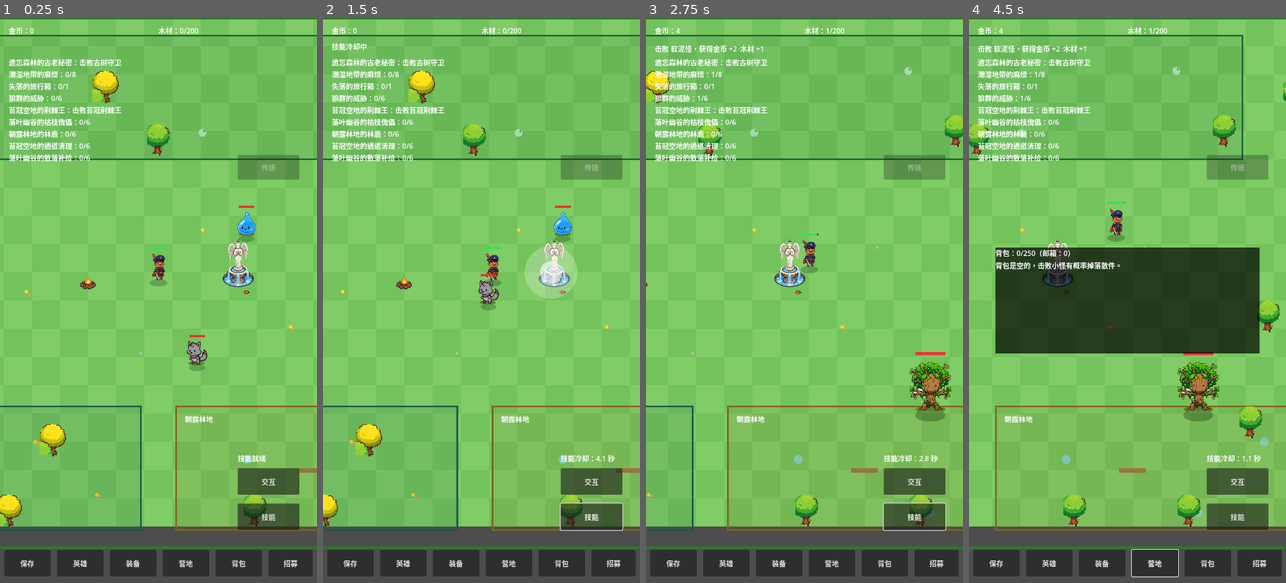
Above: before the commit, frames 1-4 (left to right).
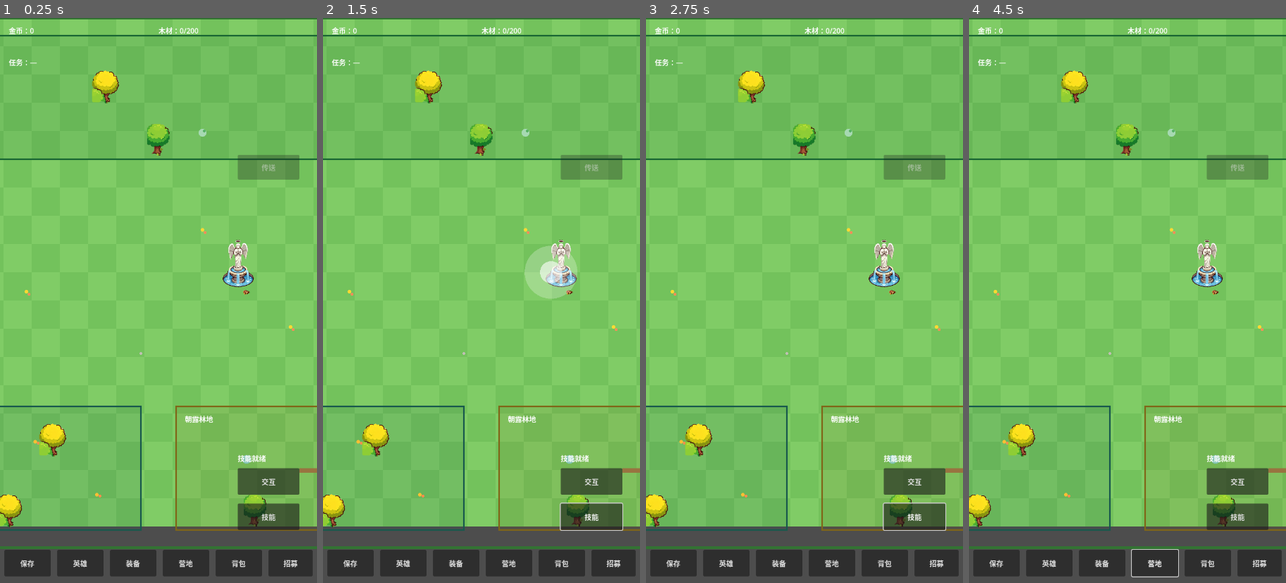
Above: after the commit, the same moments.

Repository: oneyi53/game
Game: Godot game, scene res://scenes/main.tscn
Two runs of this game, one before a commit and one after it. Both use one fixed random seed, a clock stepped at 60 frames per second and the inputs below.
Inputs (mouse positions are in pixels of both pictures, inside the frame that each line leads up to):
- Up to frame 1 (0.25 s): no input
- Up to frame 2 (1.5 s): click "技能" at 0.5 s; tap Enter at 1.25 s; move the mouse to (551, 272) at 1.27 s; hold Right (ui_right) from 1.28 s (still down); tap E at 1.35 s; click (551, 272) at 1.42 s
- Up to frame 3 (2.75 s): tap Space at 1.52 s; release Right (ui_right) at 2 s; drag from (741, 328) to (842, 283) at 2.02 s
- Up to frame 4 (4.5 s): move the mouse to (1159, 176) at 2.77 s; hold Right (ui_right) 2.78-3.5 s; tap Q at 2.85 s; drag from (1111, 413) to (1032, 215) at 3.52 s; move the mouse to (1222, 385) at 4.27 s; hold Left (ui_left) from 4.28 s (still down); tap B at 4.35 s

The runs differ from the first frame. In frame 1, 2.5% of the frame differs, in the area x 2-81%, y 7-63%; in frame 2, 5.5%; in frame 3, 8.1%; in frame 4, 24%, in the area x 0-100%, y 1-91%.
Error after the commit: Parse Error: Preload file "res://assets/art-v1/effects/effect_atlas.png" does not exist. (res://scripts/core/main.gd:35)

Commit message:
art: point skill VFX to archived original atlas

Diff:
--- a/scripts/core/main.gd
+++ b/scripts/core/main.gd
@@ -32,7 +32,7 @@
 const BOSS_SCENE: PackedScene = preload("res://scenes/boss.tscn")
 const CAMPFIRE_SCENE: PackedScene = preload("res://scenes/campfire.tscn")
 const EFFECT_PLAYER = preload("res://scripts/fx/effect_player.gd")
-const EFFECT_ATLAS: Texture2D = preload("res://effect_atlas.png")
+const EFFECT_ATLAS: Texture2D = preload("res://assets/art-v1/effects/effect_atlas.png")
 
 @onready var camera: Camera2D = $Camera
 @onready var heroes_root: Node2D = $Heroes
